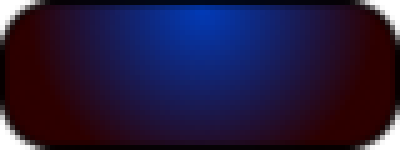
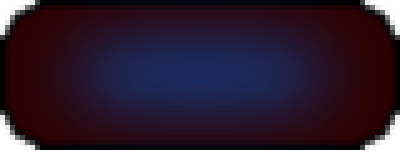
Comparing the layer stacks of the two 400x150 images. Changes:
added layer "Blue" above "Block" over (x1=0, y1=0, x2=400, y2=150)
painted on "Block" over (x1=0, y1=0, x2=400, y2=150)
painted on "Arrière-plan" over (x1=0, y1=0, x2=400, y2=150)
